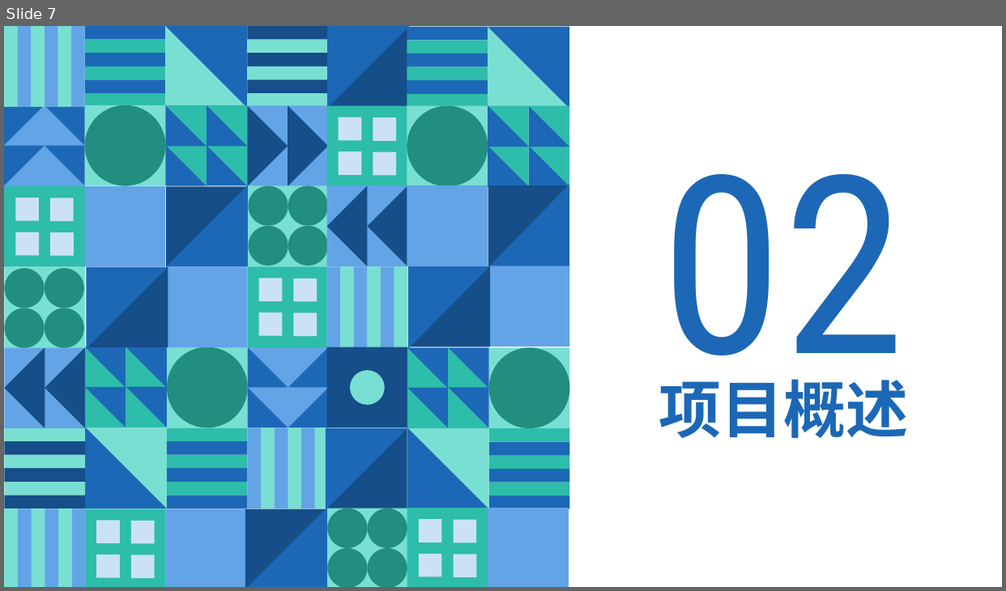
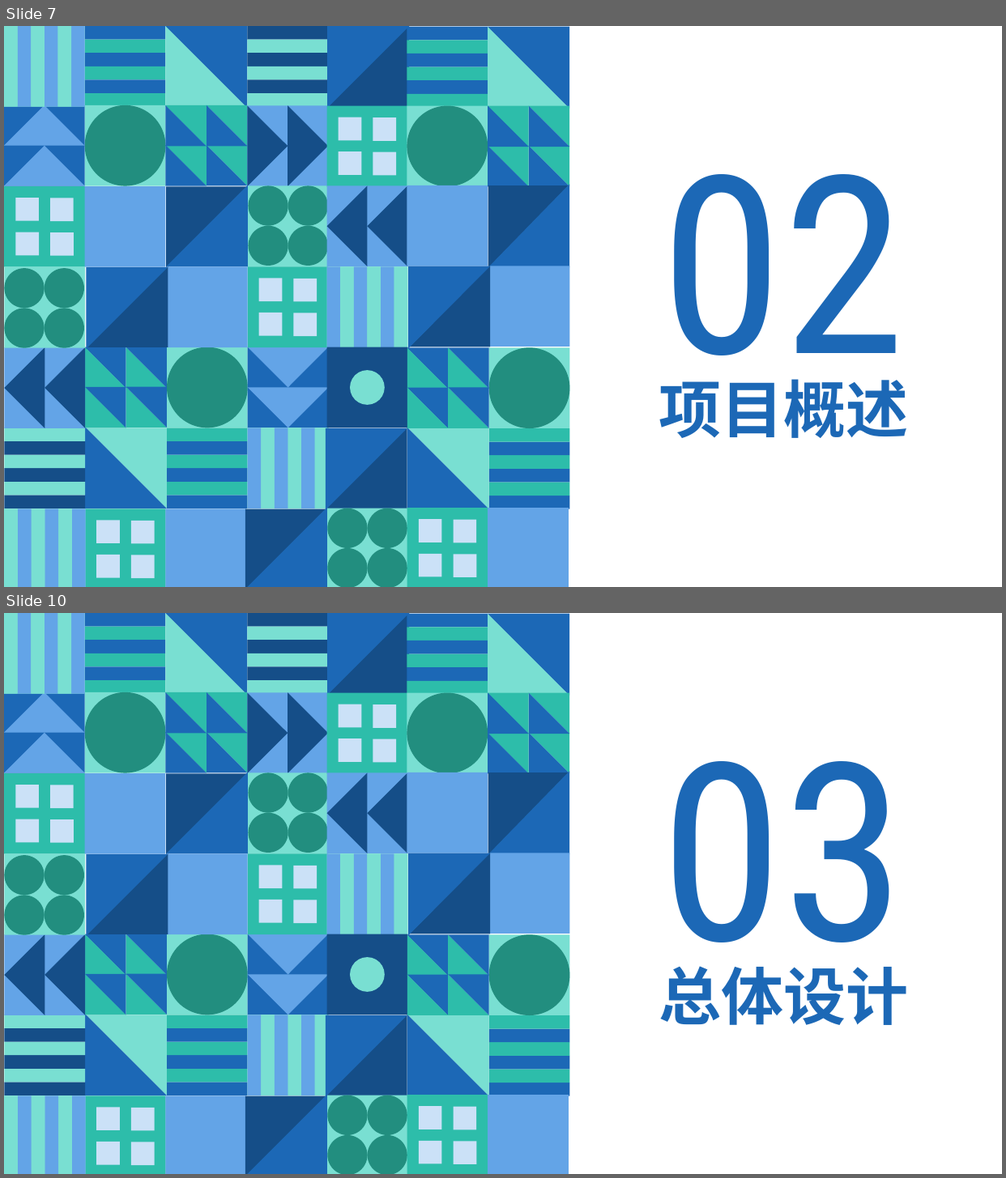
Before and after one commit to mytac/blog-system-with-vue, a slide deck: 附件/EC012359BBDB9B6890A962B992947272.pptx. Shown one above the other, each under a label of ours: slide 7 before the commit, slides 7 and 10 after it; the slides between them are not shown. The pictures are 1006x591 and 1006x1178 pixels, drawn with LibreOffice and Linux fonts; fonts in the diff are those of the drawing. Boxes give left, top, right and bottom in pixels: in the first picture for what was removed or moved away, otherwise in the second. Text is boxed around its words. In the diff, an @@ line names an element or a change of style, - is before the commit and + after.

```diff
--- a/附件/EC012359BBDB9B6890A962B992947272.pptx
+++ b/附件/EC012359BBDB9B6890A962B992947272.pptx
@@ slide 10 added at box(4, 613, 1002, 1174), background #FFFFFF; not listed: 189 template elements that a slide beside it also shows @@
@@ text added at box(661, 761, 906, 997), 239 pt, text #1C68B6 @@
+03
@@ text added at box(658, 966, 908, 1025), 60 pt, text #1C68B6, bold @@
+总体设计
```
Also in this commit, not shown: 5 slides changed, 6 other slides added, 3 slides removed, 9 other files.
